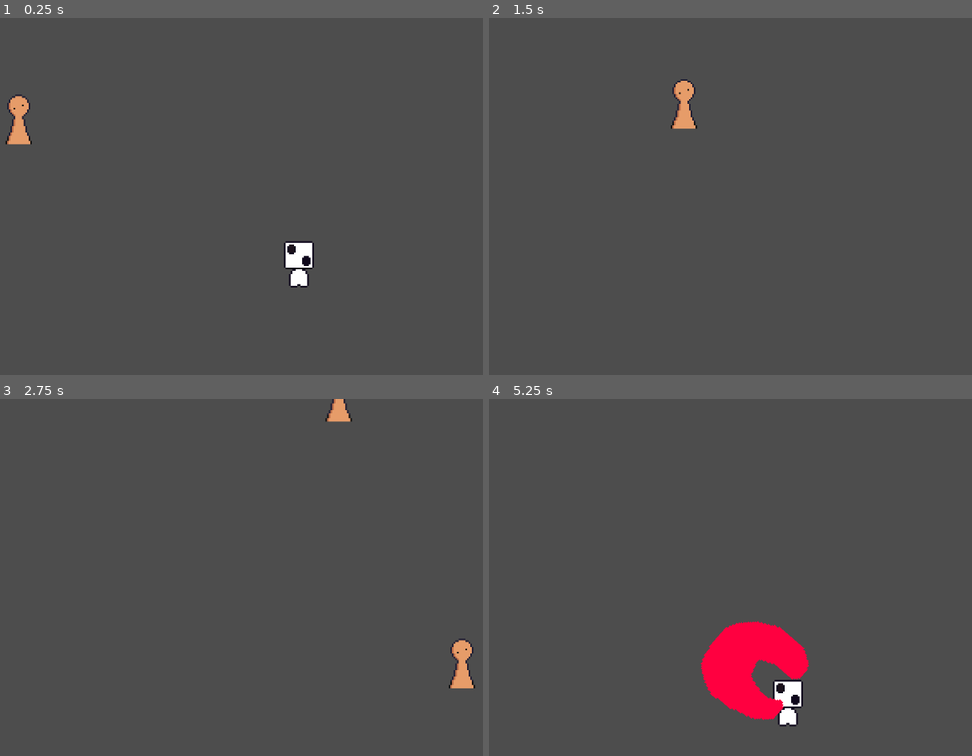
Above: before the commit, frames 1-4 (two rows, left to right).
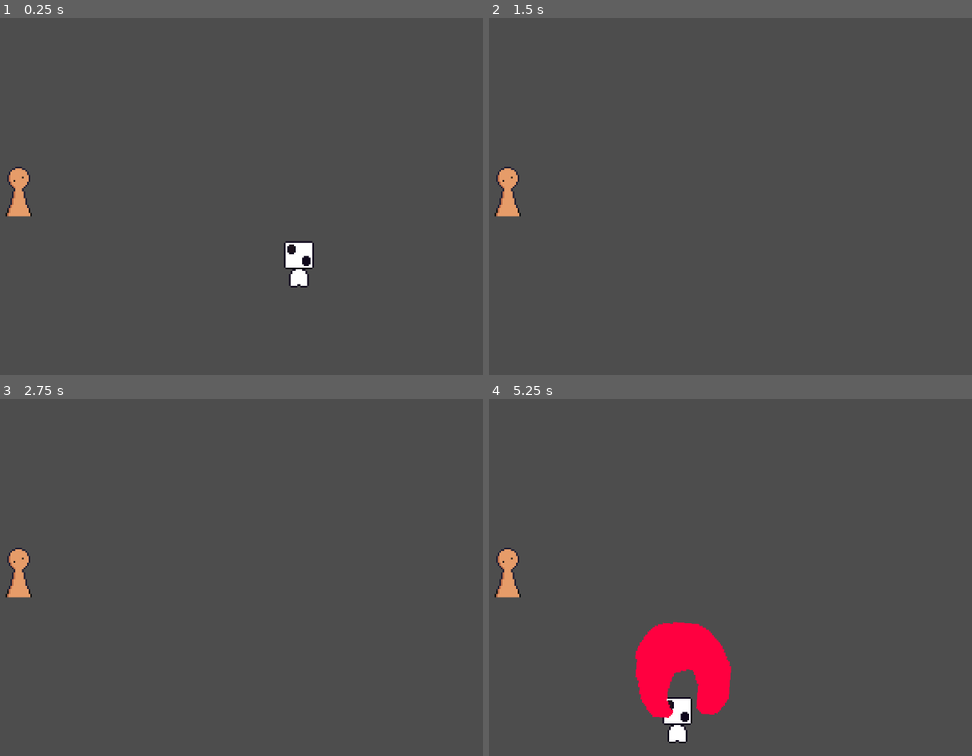
Above: after the commit, the same moments.

Repository: githithub636/crazy-random-gameshow
Game: Godot game, scene res://scenes/LVL Scenes/testing_zone.tscn
Same seed, same stepped clock (60 frames per second), same inputs: the game is played once before the commit and once after it.
Inputs (mouse positions are in pixels of both pictures, inside the frame that each line leads up to):
- Up to frame 1 (0.25 s): no input
- Up to frame 2 (1.5 s): move the mouse to (793, 178) at 0.52 s; hold D (D-Right) 0.53-1.28 s; click (793, 178) at 0.6 s; move the mouse to (527, 214) at 1.27 s; hold S (S- Down) from 1.28 s (still down); click (527, 214) at 1.35 s
- Up to frame 3 (2.75 s): move the mouse to (227, 498) at 2.02 s; release S (S- Down) at 2.03 s; hold D (D-Right) from 2.03 s (still down); click (227, 498) at 2.1 s
- Up to frame 4 (5.25 s): move the mouse to (619, 648) at 2.77 s; release D (D-Right) at 2.78 s; hold W (W-Up) 2.78-3.53 s; click (619, 648) at 2.85 s; move the mouse to (846, 631) at 3.52 s; hold A (A-Left) 3.53-5.03 s; click (846, 631) at 3.6 s; move the mouse to (outside the picture) at 4.27 s; click (outside the picture) at 4.35 s; move the mouse to (687, 577) at 5.02 s; hold S (S- Down) from 5.03 s (still down); click (687, 577) at 5.1 s

The runs differ from the first frame. In frame 1, 1.1% of the frame differs, in the area x 1-7%, y 21-56%; in frame 2, 1.1%; in frame 3, 1.3%; in frame 4, 7.8%, in the area x 1-67%, y 41-97%.

Commit message:
Umm IDK
This was test code for pawn movement being removed

Diff:
--- a/scripts/pawn.gd
+++ b/scripts/pawn.gd
@@ -33,41 +33,53 @@
 
 func move():
 
+	if found_player == true:
+		#QUADRANT 1
+		if (player_angle <= 0 and player_angle >= -90):
+			if can_move == true:
+				move_timer.start()
+				can_move = false
+				if randf() < 0.5:
+					velocity.x += 250
+				else:
+					velocity.y -= 250
+				attack_count +=1
+
+		#QUADRANT 2
+		elif (player_angle <= -90 and player_angle >= -180):
+			if can_move == true:
+				move_timer.start()
+				can_move = false
+				if randf() < 0.5:
+					velocity.x -= 250
+				else:
+					velocity.y -= 250
+				attack_count +=1
 
 
+		#QUADRANT 3
+		elif (player_angle >= 90 and player_angle <= 180):
+			if can_move == true:
+				move_timer.start()
+				can_move = false
+				if randf() < 0.5:
+					velocity.x -= 250
+				else:
+					velocity.y += 250
+				attack_count +=1
 
 
-	if can_move == true:
-		move_timer.start()
-		can_move = false
-		if randf() < 0.5:
-			velocity.x += 250
-		else:
-			velocity.y -= 250
-		attack_count +=1
+		#QUADRANT 4
+		elif (player_angle >= 0 and player_angle <= 90):
+			if can_move == true:
+				move_timer.start()
+				can_move = false
+				if randf() < 0.5:
+					velocity.x += 250
+				else:
+					velocity.y += 250
+				attack_count +=1
 
-	#QUADRANT 1
-	if (player_angle <= 0 and player_angle >= -90):
-		#if can_move == true:
-			#move_timer.start()
-			#can_move = false
-			#if randf() < 0.5:
-				#velocity.x += 250
-			#else:
-				#velocity.y -= 250
-			#attack_count +=1
-			pass
-	#QUADRANT 2
-	elif (player_angle <= -90 and player_angle >= -180):
-		print(2)
-
-	#QUADRANT 3
-	elif (player_angle >= 90 and player_angle <= 180):
-		print(3)
-
-	#QUADRANT 4
-	elif (player_angle >= 0 and player_angle <= 90):
-		print(4)
 
 func _on_search_box_body_entered(body: Node2D) -> void:
 	if body.is_in_group("player") and found_player == false:
